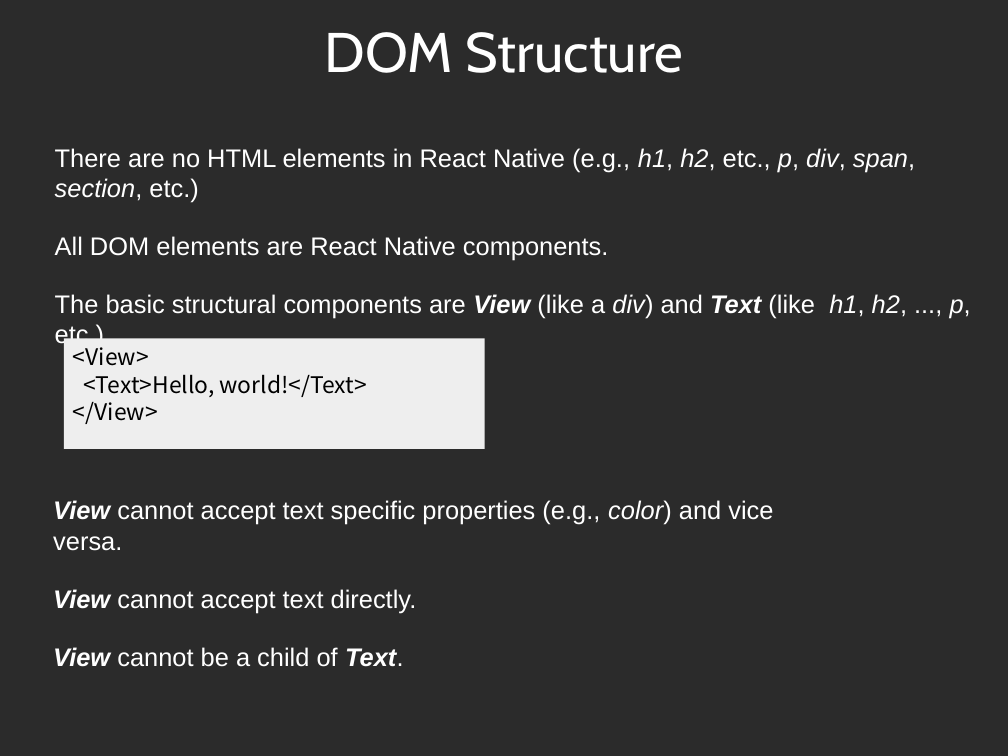
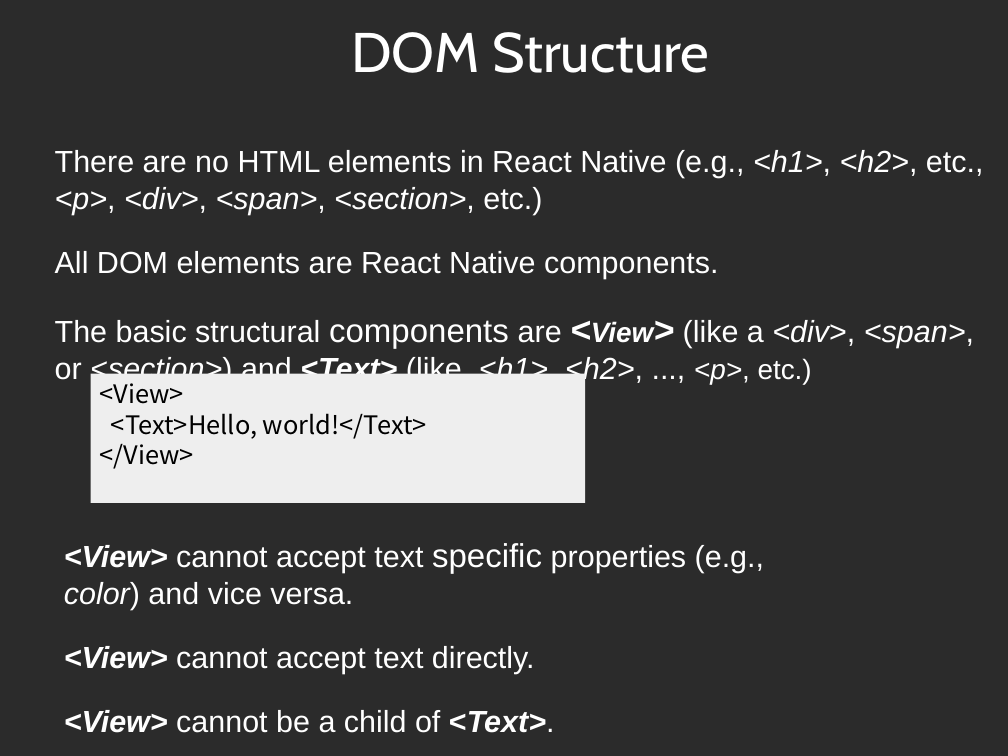
Before and after one commit to kevinsmithwebdev-zz/tvc, a slide deck: slide 5 of react-native/rn.odp. Drawn at 1008x756 pixels with LibreOffice and Linux fonts; fonts in the diff are those of the drawing; background and template pictures are left out; a plain dark background stands for a picture behind light text. Boxes give left, top, right and bottom in pixels: in the first picture for what was removed or moved away, otherwise in the second. Text is boxed around its words. In the diff, an @@ line names an element or a change of style, - is before the commit and + after.

Commit message:
update rn presentation

```diff
--- a/react-native/rn.odp
+++ b/react-native/rn.odp
@@ title "DOM Structure": place and size @@
-title "DOM Structure" at box(325, 32, 683, 73)
+title "DOM Structure" at box(351, 32, 709, 73)
@@ text at box(55, 150, 984, 215): text changed; size 20 to 24 pt @@
-There are no HTML elements in React Native (e.g., h1, h2, etc., p, div, span, section, etc.)
+There are no HTML elements in React Native (e.g., <h1>, <h2>, etc., <p>, <div>, <span>, <section>, etc.)
@@ text at box(55, 251, 718, 279): size 20 to 24 pt in "All DOM elements are React Native components." @@
@@ text at box(55, 320, 974, 385): text changed; size 20 to 24 pt @@
-The basic structural components are View (like a div) and Text (like h1, h2, ..., p, etc.)
+The basic structural components are <View> (like a <div>, <span>, or <section>) and <Text> (like <h1>, <h2>, ..., <p>, etc.)
@@ rectangle "<View>": place and size @@
-rectangle "<View>" at box(64, 338, 485, 449)
+rectangle "<View>" at box(91, 374, 585, 503)
@@ rectangle "<View>" at box(91, 374, 585, 503): size 18 to 20 pt @@
@@ text at box(64, 543, 764, 733): text changed; size 20 to 24 pt @@
-View cannot accept text specific properties (e.g., color) and vice versa.
-View cannot accept text directly.
-View cannot be a child of Text.
+<View> cannot accept text specific properties (e.g., color) and vice versa.
+<View> cannot accept text directly.
+<View> cannot be a child of <Text>.
```
Also in this commit, not shown: 6 other slides changed, 7 other files.
